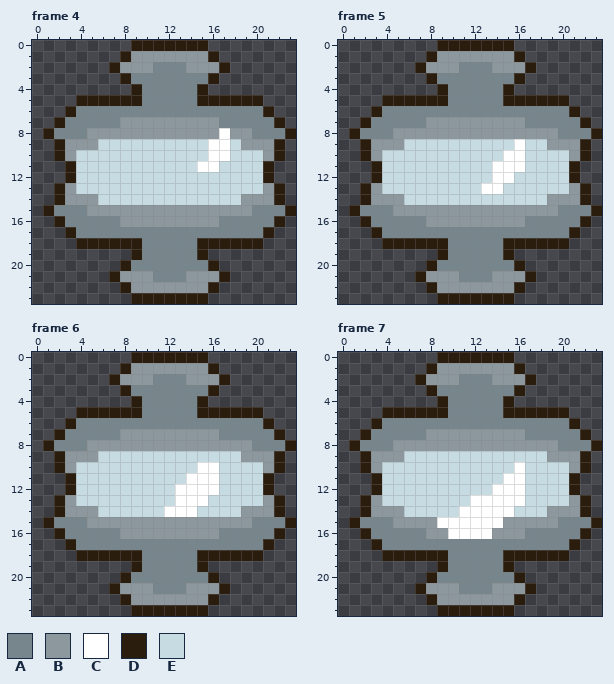
One commit to this pixel-art file: Loot&Lunch/UI/jscoutinho_ui_mana_idle.ase. Above, as it was before the edit.
24x24 pixels, 11 frames. Shown: frame 4, frame 5, frame 6, frame 7. The commit also changed other frames, which this record leaves out.
Visible layers, top first: "Brilho", "Camada Azul" opacity 17%, "Base Osso".
Palette (. is transparent): A #77868c  B #8c989d  C #ffffff  D #2b1d0e  E #c6dce2
Pixels before, frame 4, first column x 1:
 0 ........DDDDDDD........
 1 .......DBBBBBBBD.......
 2 ......DBBBAAABBBD......
 3 .......DAAAAAAAD.......
 4 ........DAAAAAD........
 5 ...DDDDDDAAAAADDDDDD...
 6 ..DAAAAAAAAAAAAAAAAAD..
 7 .DAAAAABBBBBBBBBAAAAAD.
 8 DAAABBBBBBBBBBBBCBBAAAD
 9 .DBBBEEEEEEEEEECCEBBBD.
10 .DBEEEEEEEEEEEECCEEEBD.
11 ..DEEEEEEEEEEECCEEEED..
12 ..DEEEEEEEEEEEEEEEEED..
13 .DBEEEEEEEEEEEEEEEEEBD.
14 .DBBBEEEEEEEEEEEEEBBBD.
15 DAAABBBBBBBBBBBBBBBAAAD
16 .DAAAAABBBBBBBBBAAAAAD.
17 ..DAAAAAAAAAAAAAAAAAD..
18 ...DDDDDDAAAAADDDDDD...
19 ........DAAAAAD........
20 .......DAAAAAAAD.......
21 ......DBBBAAABBBD......
22 .......DBBBBBBBD.......
23 ........DDDDDDD........
Pixels before, frame 5, first column x 1:
 0 ........DDDDDDD........
 1 .......DBBBBBBBD.......
 2 ......DBBBAAABBBD......
 3 .......DAAAAAAAD.......
 4 ........DAAAAAD........
 5 ...DDDDDDAAAAADDDDDD...
 6 ..DAAAAAAAAAAAAAAAAAD..
 7 .DAAAAABBBBBBBBBAAAAAD.
 8 DAAABBBBBBBBBBBBBBBAAAD
 9 .DBBBEEEEEEEEEECEEBBBD.
10 .DBEEEEEEEEEEECCEEEEBD.
11 ..DEEEEEEEEEECCCEEEED..
12 ..DEEEEEEEEEECCEEEEED..
13 .DBEEEEEEEEECCEEEEEEBD.
14 .DBBBEEEEEEEEEEEEEBBBD.
15 DAAABBBBBBBBBBBBBBBAAAD
16 .DAAAAABBBBBBBBBAAAAAD.
17 ..DAAAAAAAAAAAAAAAAAD..
18 ...DDDDDDAAAAADDDDDD...
19 ........DAAAAAD........
20 .......DAAAAAAAD.......
21 ......DBBBAAABBBD......
22 .......DBBBBBBBD.......
23 ........DDDDDDD........
Pixels before, frame 6, first column x 1:
 0 ........DDDDDDD........
 1 .......DBBBBBBBD.......
 2 ......DBBBAAABBBD......
 3 .......DAAAAAAAD.......
 4 ........DAAAAAD........
 5 ...DDDDDDAAAAADDDDDD...
 6 ..DAAAAAAAAAAAAAAAAAD..
 7 .DAAAAABBBBBBBBBAAAAAD.
 8 DAAABBBBBBBBBBBBBBBAAAD
 9 .DBBBEEEEEEEEEEEEEBBBD.
10 .DBEEEEEEEEEEECCEEEEBD.
11 ..DEEEEEEEEEECCCEEEED..
12 ..DEEEEEEEEECCCCEEEED..
13 .DBEEEEEEEEECCCEEEEEBD.
14 .DBBBEEEEEECCCEEEEBBBD.
15 DAAABBBBBBBBBBBBBBBAAAD
16 .DAAAAABBBBBBBBBAAAAAD.
17 ..DAAAAAAAAAAAAAAAAAD..
18 ...DDDDDDAAAAADDDDDD...
19 ........DAAAAAD........
20 .......DAAAAAAAD.......
21 ......DBBBAAABBBD......
22 .......DBBBBBBBD.......
23 ........DDDDDDD........
Pixels before, frame 7, first column x 1:
 0 ........DDDDDDD........
 1 .......DBBBBBBBD.......
 2 ......DBBBAAABBBD......
 3 .......DAAAAAAAD.......
 4 ........DAAAAAD........
 5 ...DDDDDDAAAAADDDDDD...
 6 ..DAAAAAAAAAAAAAAAAAD..
 7 .DAAAAABBBBBBBBBAAAAAD.
 8 DAAABBBBBBBBBBBBBBBAAAD
 9 .DBBBEEEEEEEEEEEEEBBBD.
10 .DBEEEEEEEEEEEECEEEEBD.
11 ..DEEEEEEEEEEECCEEEED..
12 ..DEEEEEEEEEECCCEEEED..
13 .DBEEEEEEEECCCCCEEEEBD.
14 .DBBBEEEEECCCCCEEEBBBD.
15 DAAABBBBCCCCCCBBBBBAAAD
16 .DAAAAABBCCCCBBBAAAAAD.
17 ..DAAAAAAAAAAAAAAAAAD..
18 ...DDDDDDAAAAADDDDDD...
19 ........DAAAAAD........
20 .......DAAAAAAAD.......
21 ......DBBBAAABBBD......
22 .......DBBBBBBBD.......
23 ........DDDDDDD........
Once edited:
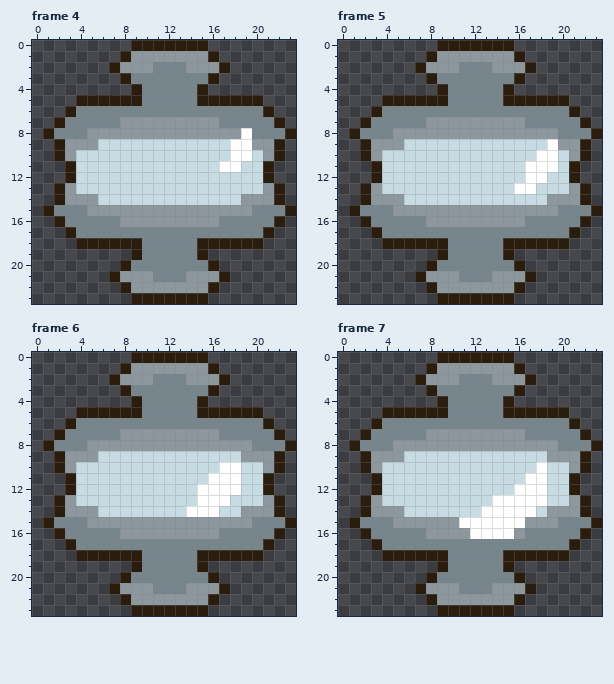
Commit: Suavizei curva do idle
Edits made:
{"where": "frame 4, layer \"Brilho\""}
{"frame":4,"y":8,"x":17,"old":"C","new":"B"}
{"frame":4,"y":8,"x":19,"old":"B","new":"C"}
{"frame":4,"y":9,"x":16,"old":"CCEB","new":"EECC"}
{"frame":4,"y":10,"x":16,"old":"CCEE","new":"EECC"}
{"frame":4,"y":11,"x":15,"old":"CCEE","new":"EECC"}
{"where": "frame 5, layer \"Brilho\""}
{"frame":5,"y":9,"x":16,"old":"C","new":"E"}
{"frame":5,"y":9,"x":19,"old":"B","new":"C"}
{"frame":5,"y":10,"x":15,"old":"CC","new":"EE"}
{"frame":5,"y":10,"x":18,"old":"EE","new":"CC"}
{"frame":5,"y":11,"x":14,"old":"CCCEEE","new":"EEECCC"}
{"frame":5,"y":12,"x":14,"old":"CC","new":"EE"}
{"frame":5,"y":12,"x":17,"old":"EE","new":"CC"}
{"frame":5,"y":13,"x":13,"old":"CC","new":"EE"}
{"frame":5,"y":13,"x":16,"old":"EE","new":"CC"}
{"where": "frame 6, layer \"Brilho\""}
{"frame":6,"y":10,"x":15,"old":"CCEE","new":"EECC"}
{"frame":6,"y":11,"x":14,"old":"CC","new":"EE"}
{"frame":6,"y":11,"x":17,"old":"EE","new":"CC"}
{"frame":6,"y":12,"x":13,"old":"CC","new":"EE"}
{"frame":6,"y":12,"x":17,"old":"EE","new":"CC"}
{"frame":6,"y":13,"x":13,"old":"CC","new":"EE"}
{"frame":6,"y":13,"x":16,"old":"EE","new":"CC"}
{"frame":6,"y":14,"x":12,"old":"CC","new":"EE"}
{"frame":6,"y":14,"x":15,"old":"EE","new":"CC"}
{"where": "frame 7, layer \"Brilho\""}
{"frame":7,"y":10,"x":16,"old":"C","new":"E"}
{"frame":7,"y":10,"x":18,"old":"E","new":"C"}
{"frame":7,"y":11,"x":15,"old":"CCEE","new":"EECC"}
{"frame":7,"y":12,"x":14,"old":"CC","new":"EE"}
{"frame":7,"y":12,"x":17,"old":"EE","new":"CC"}
{"frame":7,"y":13,"x":12,"old":"CC","new":"EE"}
{"frame":7,"y":13,"x":17,"old":"EE","new":"CC"}
{"frame":7,"y":14,"x":11,"old":"CC","new":"EE"}
{"frame":7,"y":14,"x":16,"old":"EE","new":"CC"}
{"frame":7,"y":15,"x":9,"old":"CC","new":"BB"}
{"frame":7,"y":15,"x":15,"old":"BB","new":"CC"}
{"frame":7,"y":16,"x":10,"old":"CC","new":"BB"}
{"frame":7,"y":16,"x":14,"old":"BB","new":"CC"}
{"label":"changed","picture_box":[197,128,252,172]}
{"label":"changed","picture_box":[481,139,558,194]}
{"label":"changed","picture_box":[164,462,241,517]}
{"label":"changed","picture_box":[437,462,547,539]}
